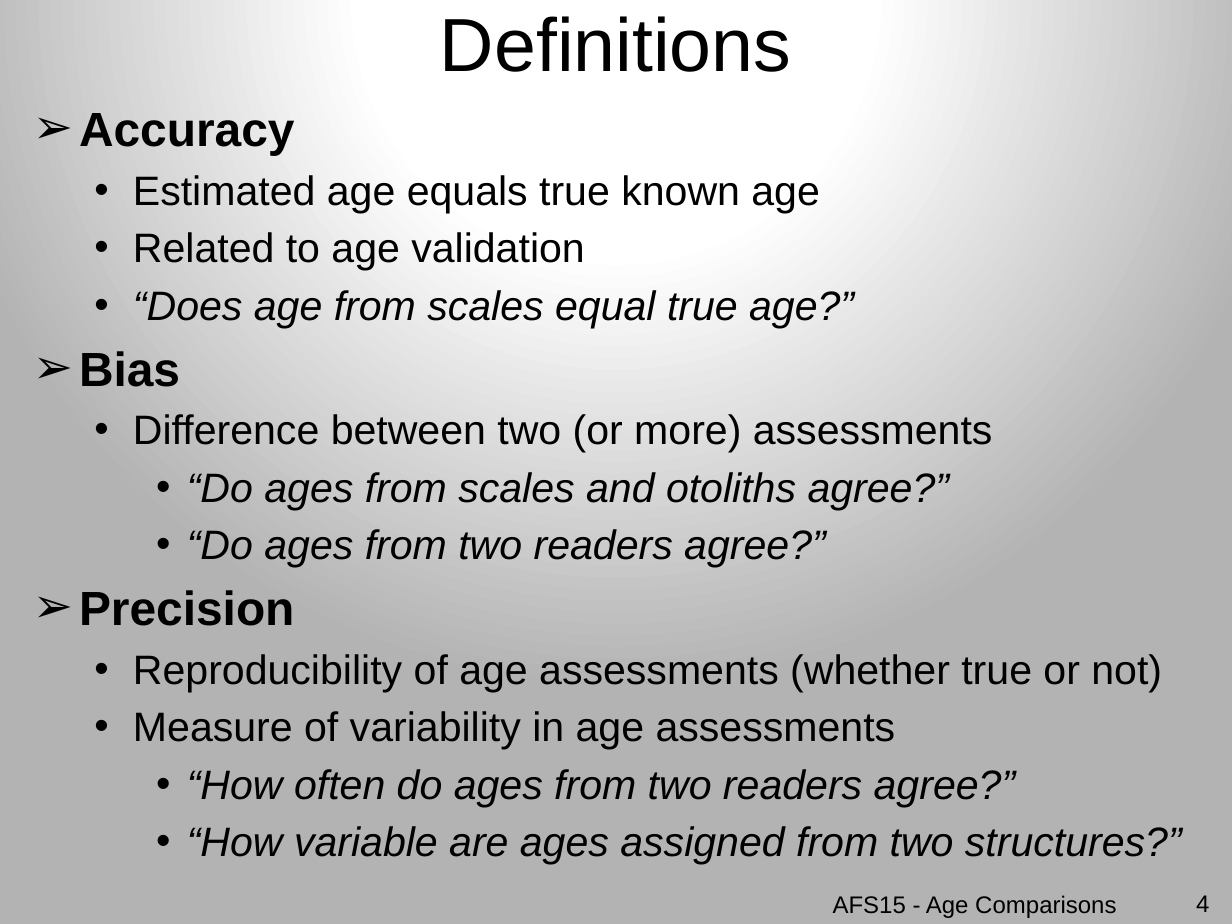
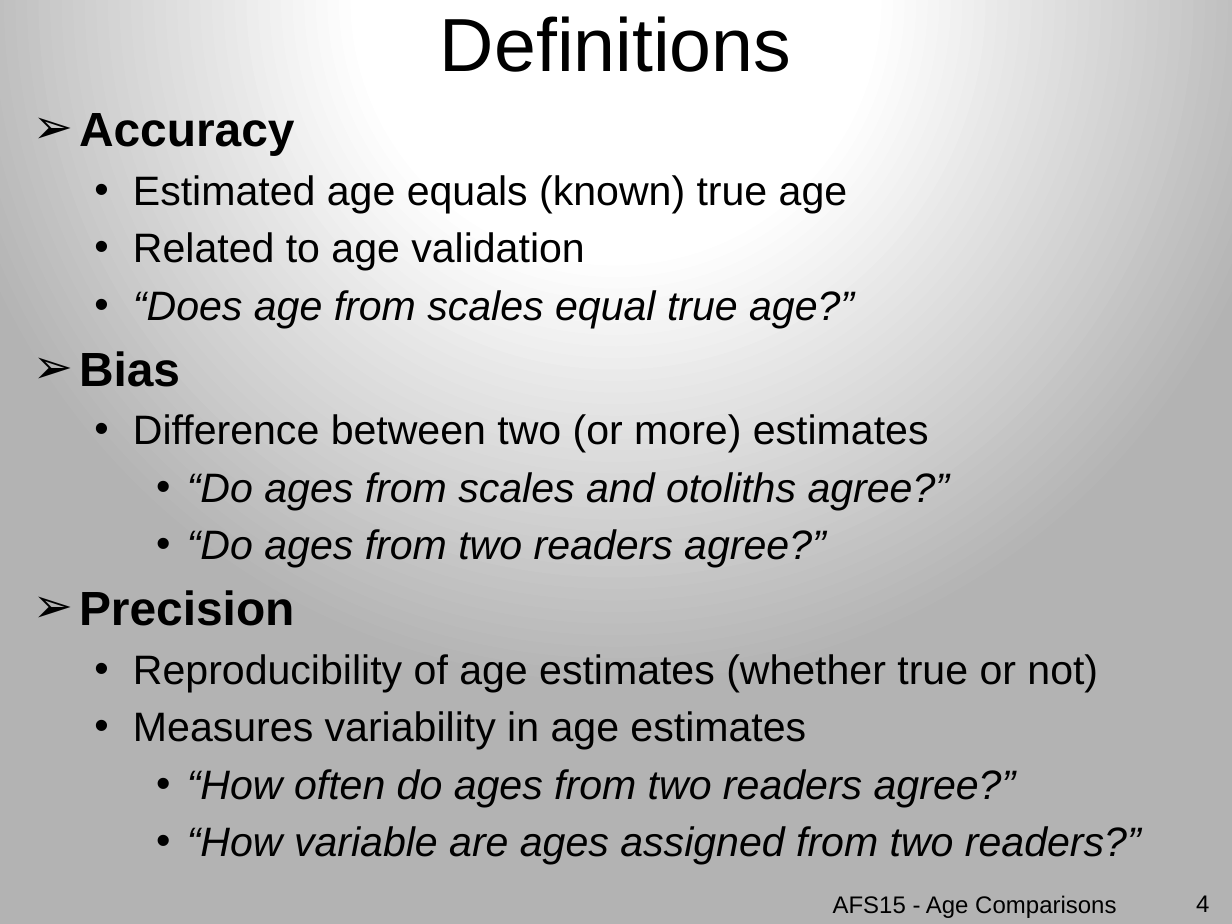
Before and after one commit to droglenc/AFSPortland2015, a slide deck: slide 4 of Slides/01_AgeComparisons.pptx. Drawn at 1232x924 pixels with LibreOffice and Linux fonts; fonts in the diff are those of the drawing. Boxes give left, top, right and bottom in pixels: in the first picture for what was removed or moved away, otherwise in the second. Text is boxed around its words. In the diff, an @@ line names an element or a change of style, - is before the commit and + after.

```diff
--- a/Slides/01_AgeComparisons.pptx
+++ b/Slides/01_AgeComparisons.pptx
@@ text at (x1=133, y1=175, x2=848, y2=213): text changed @@
-  • Estimated age equals true known age
+  • Estimated age equals (known) true age
@@ text at (x1=133, y1=414, x2=929, y2=453): text changed @@
-  • Difference between two (or more) assessments
+  • Difference between two (or more) estimates
@@ text at (x1=133, y1=654, x2=1098, y2=750): text changed @@
-  • Reproducibility of age assessments (whether true or not)
-  • Measure of variability in age assessments
+  • Reproducibility of age estimates (whether true or not)
+  • Measures variability in age estimates
@@ text at (x1=187, y1=826, x2=1141, y2=865): text changed @@
-    • “How variable are ages assigned from two structures?”
+    • “How variable are ages assigned from two readers?”
```
Also in this commit, not shown: 2 other slides changed, 2 slides added, 3 other files.
